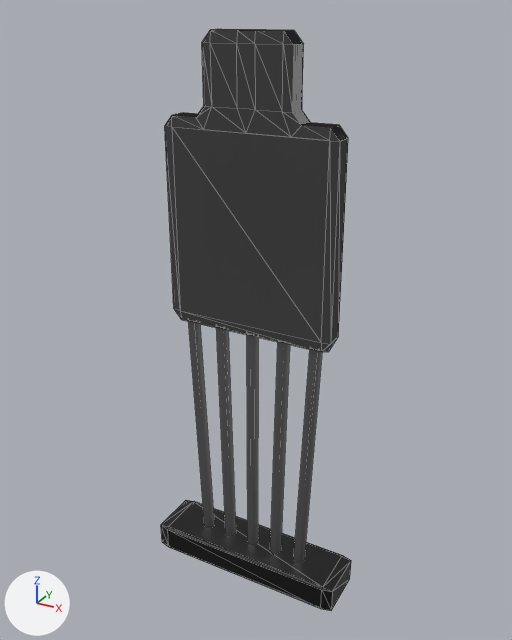
Renders of the glTF model mannequin.glb from each side of a commit.
Camera for both pictures: a 50 mm lens placed at (1.07, -1.921, 1.006), pointed at (-0.001, 0.028, 0.032). Arrows for +X, +Y and +Z are at lower left; the lights stay in place. Mesh edges are drawn as thin lines. Where no turn or scale is listed for an object, it has been applied to the vertices.
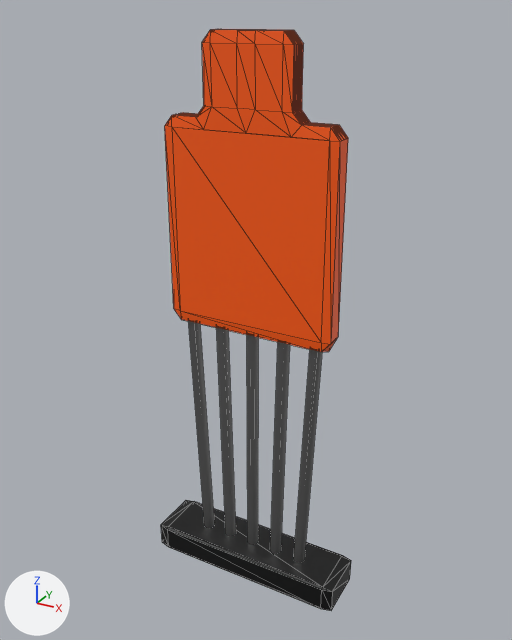
The change in detail:
Material 'Material.003' (mat_material_003) is new.
Its base color is (1.0, 0.104, 0.0) (orange #ff5b00).
me_cube_002 has 144 vertices, 284 faces and spans x -0.3..0.3, y -0.035..0.035, z -0.375..0.6.
me_cube_002 no longer uses material mat_material_001 (black #3f3f3f).
me_cube_002 now uses material mat_material_003 (orange #ff5b00).

Where the change shows, as pixel boxes [x1, y1, x2, y2] in the pictures (512 x 640 px):
'Cube.001', recoloured (black to orange)
    both: [165, 29, 348, 352]
